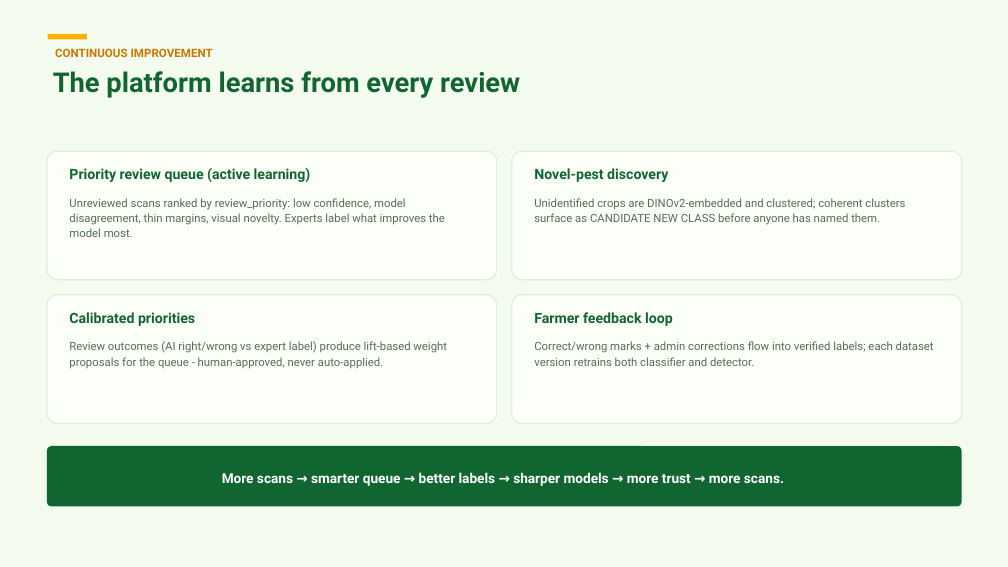
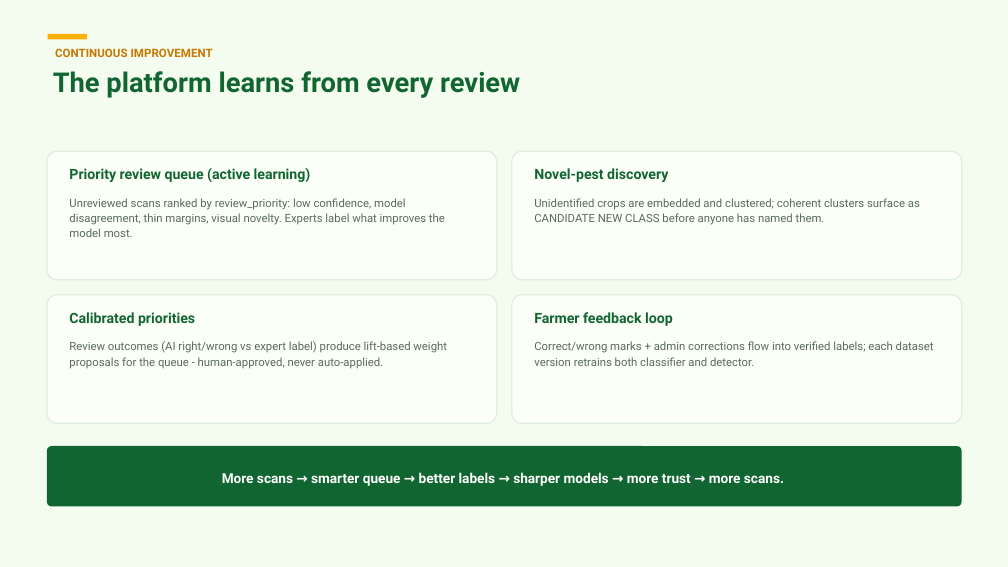
Before and after one commit to jagthapsaurabh/citrisurksha_ai, a slide deck: slide 25 of docs/pitch/CitriSuraksha_AI_Board_Pitch.pptx. Drawn at 1008x567 pixels with LibreOffice and Linux fonts; fonts in the diff are those of the drawing. Boxes give left, top, right and bottom in pixels: in the first picture for what was removed or moved away, otherwise in the second. Text is boxed around its words. In the diff, an @@ line names an element or a change of style, - is before the commit and + after.

```diff
--- a/docs/pitch/CitriSuraksha_AI_Board_Pitch.pptx
+++ b/docs/pitch/CitriSuraksha_AI_Board_Pitch.pptx
@@ text at bbox=[534, 198, 920, 225]: text changed @@
-Unidentified crops are DINOv2-embedded and clustered; coherent clusters surface as CANDIDATE NEW CLASS before anyone has named them.
+Unidentified crops are embedded and clustered; coherent clusters surface as CANDIDATE NEW CLASS before anyone has named them.
```
Also in this commit, not shown: 8 other slides changed, 41 other files.
